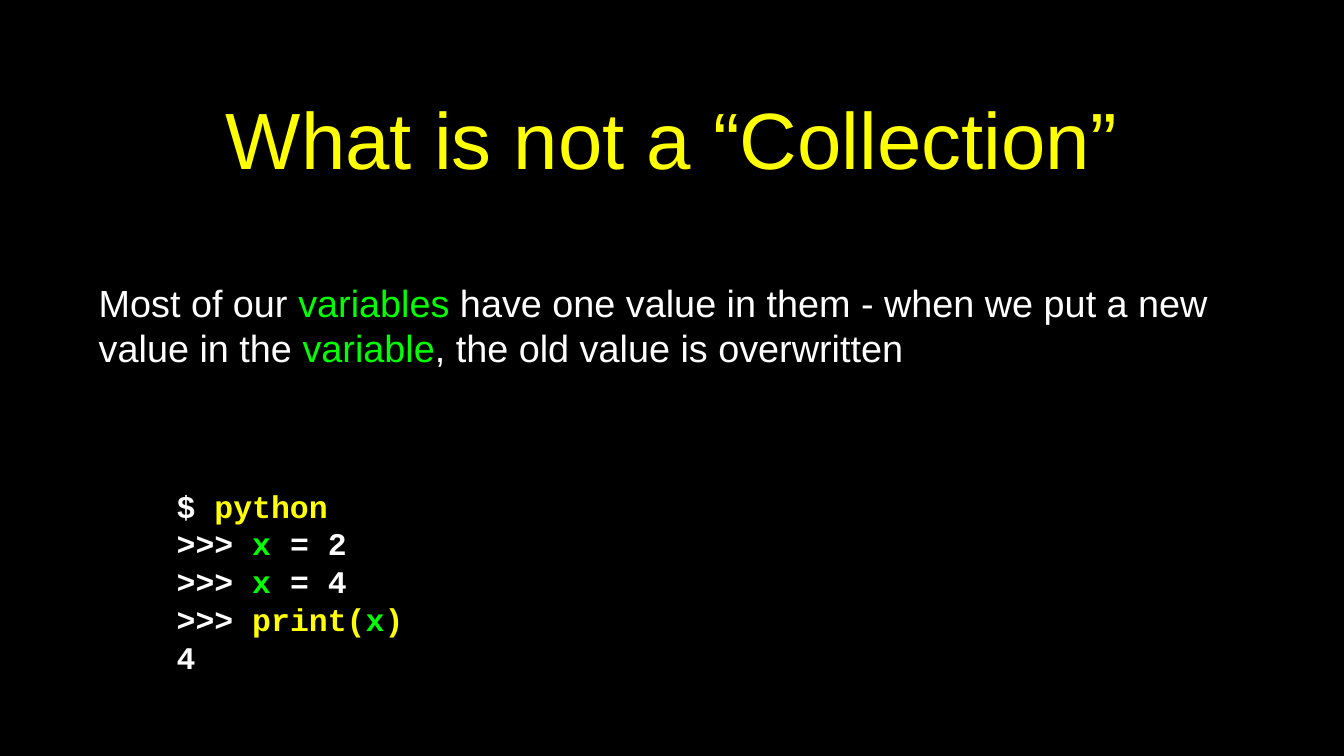
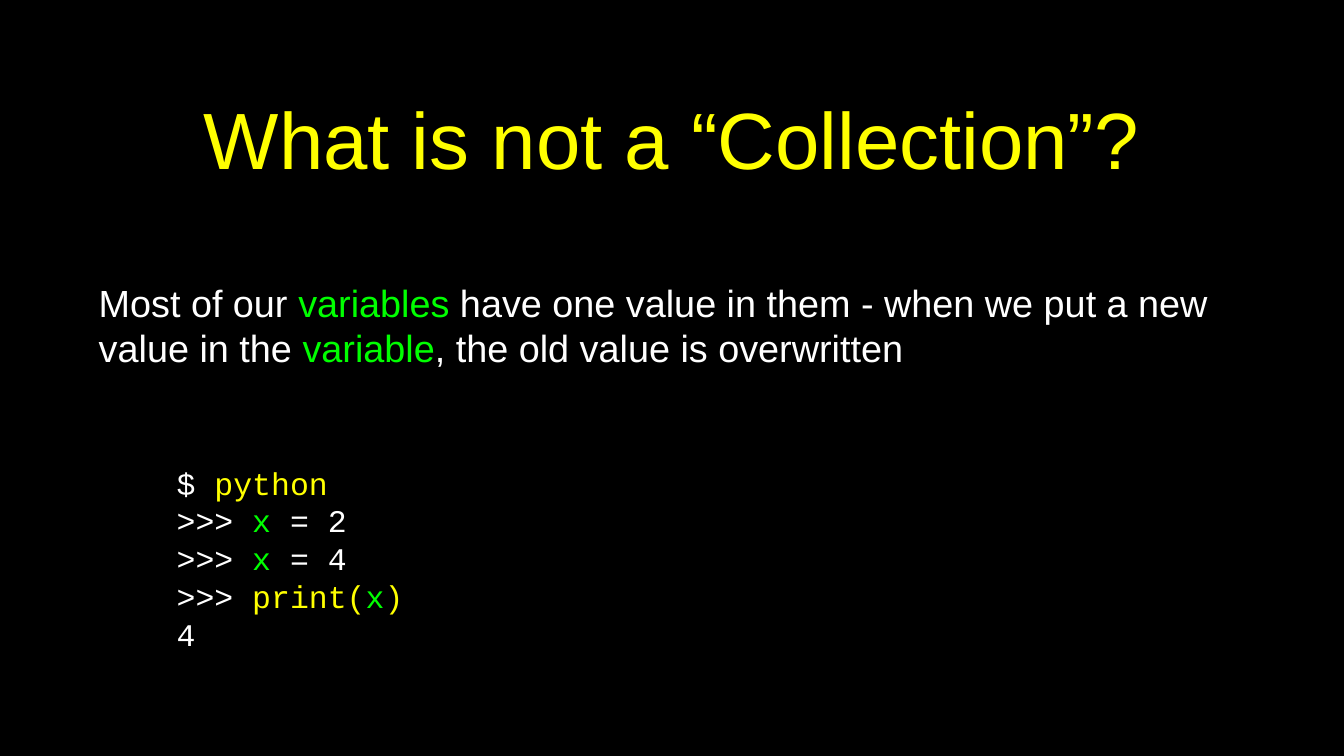
Before and after one commit to csev/py4e, a slide deck: slide 3 of lectures3/Pythonlearn-08-Lists.pptx. Drawn at 1344x756 pixels with LibreOffice and Linux fonts; fonts in the diff are those of the drawing. Boxes give left, top, right and bottom in pixels: in the first picture for what was removed or moved away, otherwise in the second. Text is boxed around its words. In the diff, an @@ line names an element or a change of style, - is before the commit and + after.

```diff
--- a/lectures3/Pythonlearn-08-Lists.pptx
+++ b/lectures3/Pythonlearn-08-Lists.pptx
@@ title at <box>204,111,1139,170</box>: text changed @@
-What is not a “Collection”
+What is not a “Collection”?
@@ text "$ python": place and size @@
-text "$ python" at <box>177,495,403,669</box>
+text "$ python" at <box>177,472,403,646</box>
@@ text "$ python" at <box>177,472,403,646</box>: bold off @@
```
Also in this commit, not shown: 24 other slides changed, 2 other files.
